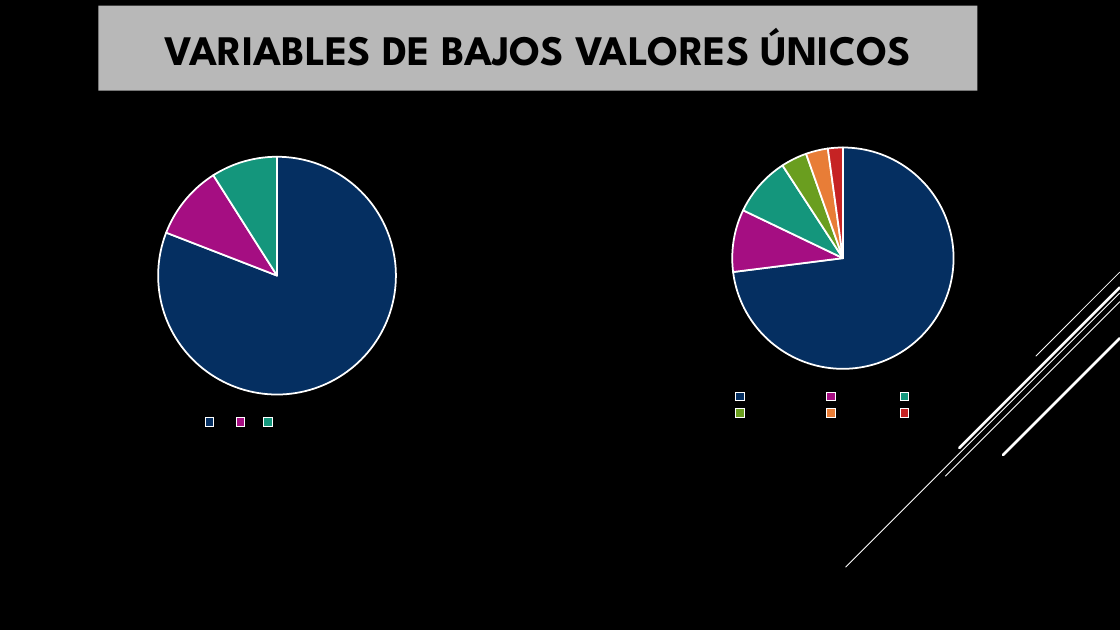
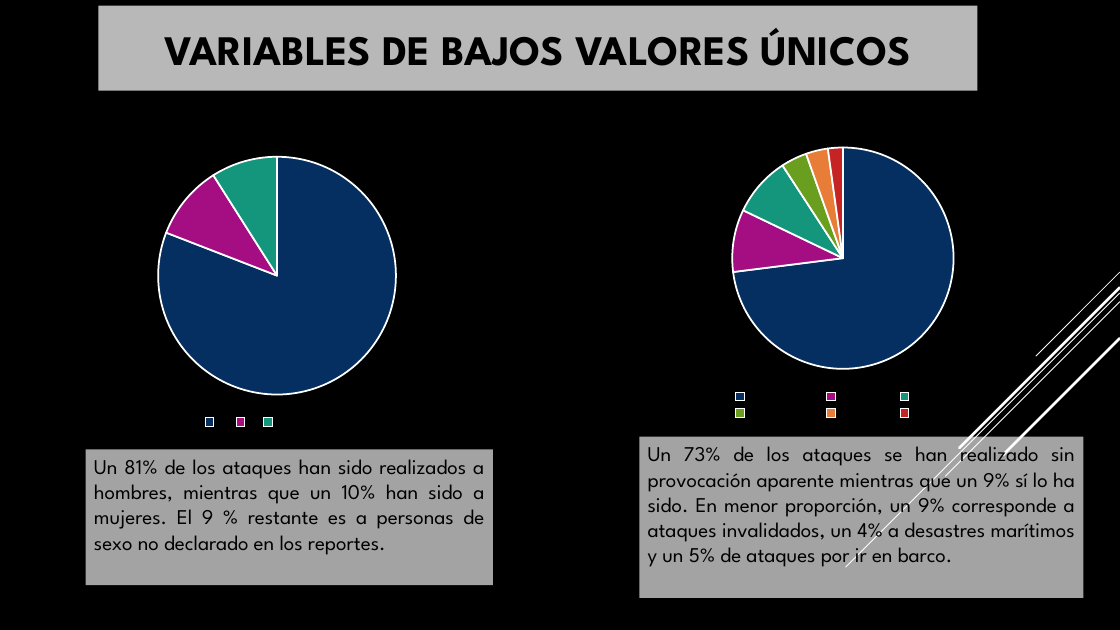
Before and after one commit to Nonyto/PROY-SHARK-NONY, a slide deck: slide 9 of ppt/Sharks Nony.pptx. Drawn at 1120x630 pixels with LibreOffice and Linux fonts; fonts in the diff are those of the drawing; background and template pictures are left out. Boxes give left, top, right and bottom in pixels: in the first picture for what was removed or moved away, otherwise in the second. Text is boxed around its words. In the diff, an @@ line names an element or a change of style, - is before the commit and + after.

Commit message:
ppt

```diff
--- a/ppt/Sharks Nony.pptx
+++ b/ppt/Sharks Nony.pptx
@@ rectangle added at box(639, 437, 1084, 598), fill #FFFFFF at 64% opacity, 18 pt, text #000000 @@
+Un 73% de los ataques se han realizado sin provocación aparente mientras que un 9% sí lo ha sido. En menor proporción, un 9% corresponde a ataques invalidados, un 4% a desastres marítimos y un 5% de ataques por ir en barco.
@@ rectangle added at box(86, 450, 493, 586), fill #FFFFFF at 64% opacity, 18 pt, text #000000 @@
+Un 81% de los ataques han sido realizados a hombres, mientras que un 10% han sido a mujeres. El 9 % restante es a personas de sexo no declarado en los reportes.
```
Also in this commit, not shown: 6 other slides changed.
